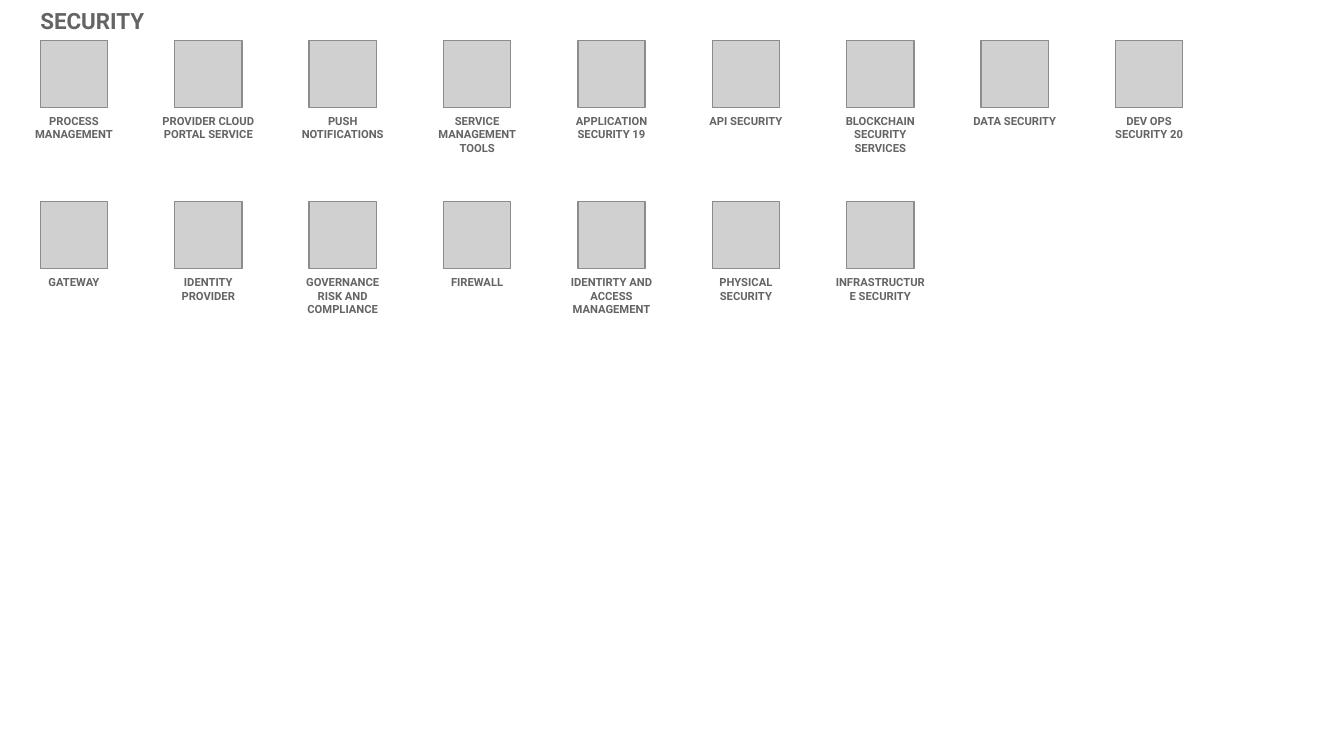
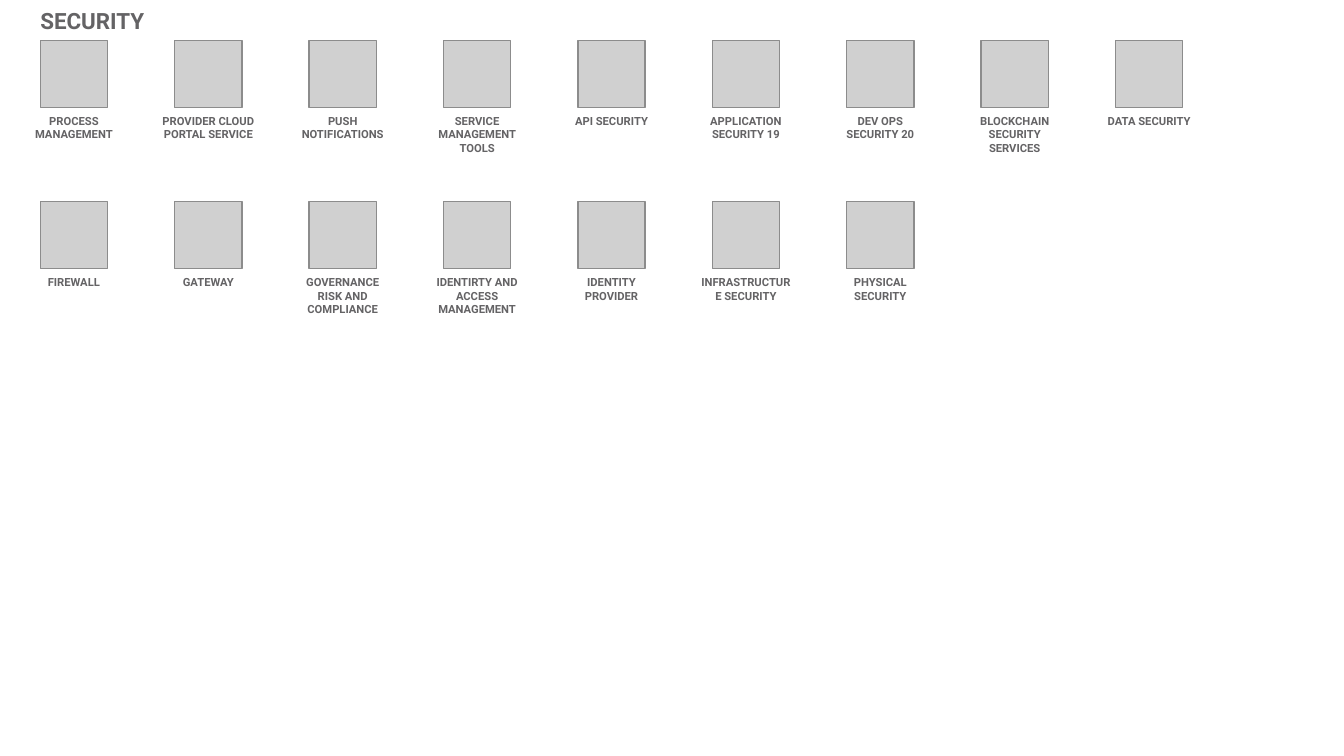
Before and after one commit to l2fprod/myarchitecture, a slide deck: slide 20 of mycatalog-architecture-diagram-template.pptx. Drawn at 1344x756 pixels with LibreOffice and Linux fonts; fonts in the diff are those of the drawing; grey boxes stand for pictures. Boxes give left, top, right and bottom in pixels: in the first picture for what was removed or moved away, otherwise in the second. Text is boxed around its words. In the diff, an @@ line names an element or a change of style, - is before the commit and + after.

```diff
--- a/mycatalog-architecture-diagram-template.pptx
+++ b/mycatalog-architecture-diagram-template.pptx
@@ text at (x1=575, y1=117, x2=648, y2=125): text changed @@
-APPLICATION SECURITY 19
+API SECURITY
@@ text at (x1=710, y1=117, x2=781, y2=138): text changed @@
-API SECURITY
+APPLICATION SECURITY 19
@@ text at (x1=846, y1=117, x2=914, y2=138): text changed @@
-BLOCKCHAIN SECURITY SERVICES
+DEV OPS SECURITY 20
@@ text at (x1=980, y1=117, x2=1049, y2=152): text changed @@
-DATA SECURITY
+BLOCKCHAIN SECURITY SERVICES
@@ text at (x1=1108, y1=117, x2=1190, y2=125): text changed @@
-DEV OPS SECURITY 20
+DATA SECURITY
@@ text "FIREWALL" moved from (x1=451, y1=278, x2=503, y2=286) to (x1=48, y1=278, x2=100, y2=286) @@
@@ text "GATEWAY" moved from (x1=48, y1=278, x2=99, y2=286) to (x1=183, y1=278, x2=234, y2=286) @@
@@ text "IDENTIRTY AND ACCESS MANAGEMENT" moved from (x1=571, y1=278, x2=652, y2=313) to (x1=437, y1=278, x2=518, y2=313) @@
@@ text "IDENTITY PROVIDER" moved from (x1=182, y1=278, x2=235, y2=300) to (x1=585, y1=278, x2=638, y2=300) @@
@@ text at (x1=724, y1=292, x2=776, y2=300): text changed @@
-PHYSICAL SECURITY
+INFRASTRUCTURE SECURITY
@@ text at (x1=854, y1=278, x2=907, y2=300): text changed @@
-INFRASTRUCTURE SECURITY
+PHYSICAL SECURITY
```
Also in this commit, not shown: 19 other slides changed.
